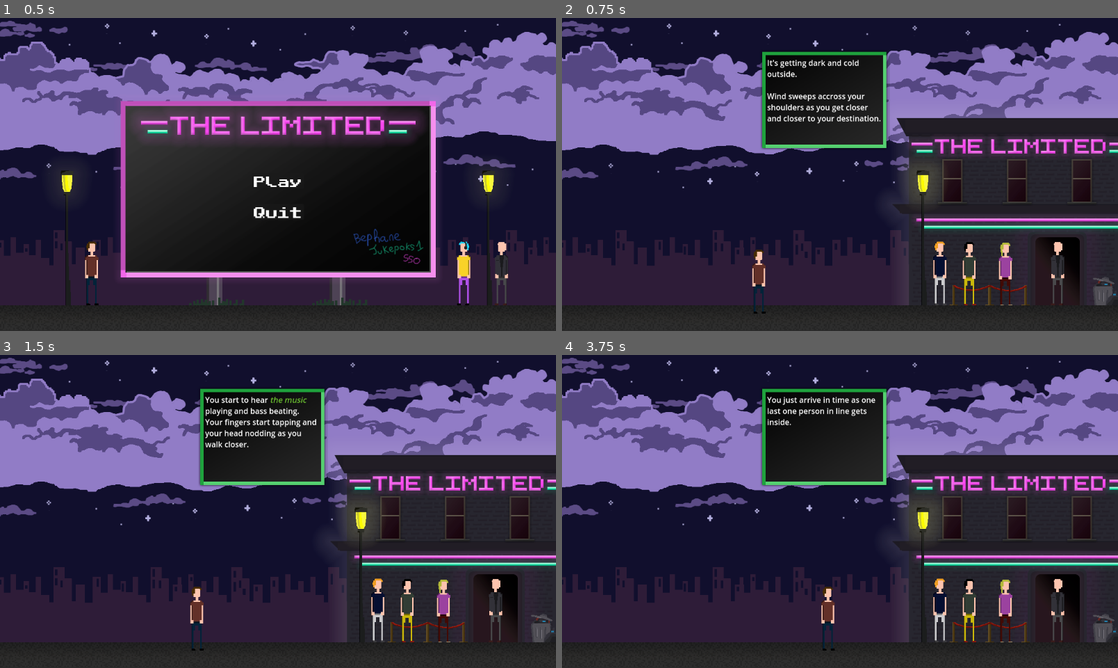
Above: before the commit, frames 1-4 (two rows, left to right).
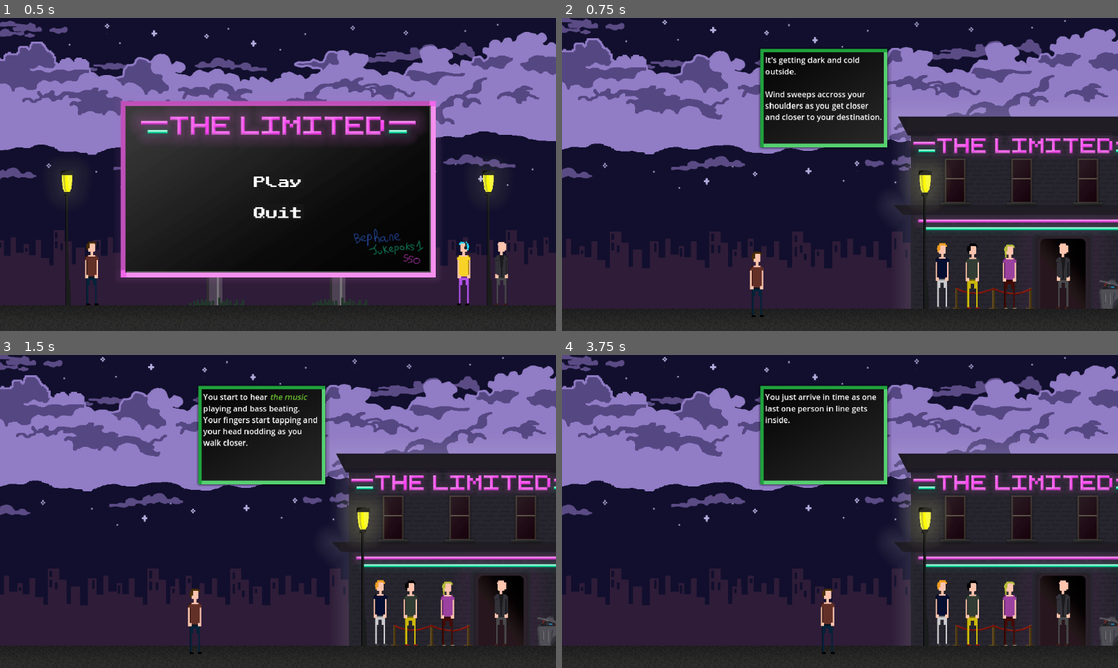
Above: after the commit, the same moments.

Repository: LudumSJB/The-Limited
Game: Godot game, scene res://scenes/MainMenu.tscn
Same seed, same stepped clock (60 frames per second), same inputs: the game is played once before the commit and once after it.
Inputs:
- Up to frame 1 (0.5 s): no input
- Up to frame 2 (0.75 s): click "Play" at 0.5 s
- Up to frame 3 (1.5 s): tap Enter (ui_accept) at 1.25 s; hold D (right) from 1.28 s (still down); tap Space (action_button) at 1.35 s
- Up to frame 4 (3.75 s): tap Enter (ui_accept) at 1.52, 2, 2.27, 2.75, 3.5 s; tap N (next_level) at 2.1, 3.6 s; release D (right) at 2.78 s; hold A (left) 2.78-3.53 s; tap Space (action_button) at 2.85 s; hold D (right) from 3.53 s (still down)

Frame 1 is identical in both runs. In frame 2, 15% of the frame differs, in the area x 0-100%, y 0-96%; in frame 3, 15%; in frame 4, 14%.

Commit message:
add camera shake on failed try on minigame

Diff:
--- a/scenes/root.tscn
+++ b/scenes/root.tscn
@@ -1,11 +1,18 @@
-[gd_scene load_steps=3 format=3 uid="uid://cfx40oo0d2mdr"]
+[gd_scene load_steps=4 format=3 uid="uid://cfx40oo0d2mdr"]
 
 [ext_resource type="Script" path="res://scripts/root.gd" id="1_6s4h7"]
 [ext_resource type="PackedScene" uid="uid://b02ncl0w3nne2" path="res://scenes/level1.tscn" id="2_b7jq3"]
+[ext_resource type="Script" path="res://scripts/Camera.gd" id="3_teugv"]
 
 [node name="root" type="Node2D"]
 script = ExtResource("1_6s4h7")
 
 [node name="level1" parent="." instance=ExtResource("2_b7jq3")]
 
+[node name="Camera2D" type="Camera2D" parent="."]
+position = Vector2(576, 324)
+zoom = Vector2(1.025, 1.025)
+script = ExtResource("3_teugv")
+
 [connection signal="change_to_next_scene" from="." to="." method="_on_change_to_next_scene"]
+[connection signal="shake_camera" from="." to="Camera2D" method="_on_root_shake_camera"]
--- /dev/null
+++ b/scripts/Camera.gd
@@ -0,0 +1,33 @@
+extends Camera2D
+
+@export var decay: float = 0.8  # How quickly the shaking stops [0, 1].
+@export var max_offset:Vector2 = Vector2(10, 10)  # Maximum hor/ver shake in pixels.
+@export var max_roll: float = 0.1  # Maximum rotation in radians (use sparingly).
+@export var target: NodePath  # Assign the node this camera will follow.
+
+var trauma: float = 0.0  # Current shake strength.
+var trauma_power: int = 2  # Trauma exponent. Use [2, 3].
+var rng = RandomNumberGenerator.new()
+
+func _ready():
+	randomize()
+
+func _process(delta):
+	if target:
+		global_position = get_node(target).global_position
+	if trauma:
+		trauma = max(trauma - decay * delta, 0)
+		shake()
+
+func add_trauma(amount):
+	trauma = min(trauma + amount, 1.0)
+
+func shake():
+	var amount = pow(trauma, trauma_power)
+	rotation = max_roll * amount * rng.randf_range(-1, 1)
+	offset.x = max_offset.x * amount * rng.randf_range(-1, 1)
+	offset.y = max_offset.y * amount * rng.randf_range(-1, 1)
+
+
+func _on_root_shake_camera():
+	add_trauma(1)
--- a/scripts/MainMenu.gd
+++ b/scripts/MainMenu.gd
@@ -5,16 +5,8 @@
 	pass
 
 
-func _process(delta):
+func _process(_delta):
 	pass
-
-
-func player_focus_entered():
-	pass # Replace with function body.
-
-
-func player_focus_exited():
-	pass # Replace with function body.
 
 
 func play_button_pressed():
--- a/scripts/level2.gd
+++ b/scripts/level2.gd
@@ -17,6 +17,7 @@
 
 func _on_timing_accuracy_bar_not_on_time():
 	root.AddScore(-5)
+	root.ShakeCamera()
 
 func _on_timing_accuracy_bar_on_time():
 	root.AddScore(10)
--- a/scripts/level3.gd
+++ b/scripts/level3.gd
@@ -32,6 +32,7 @@
 
 func _on_timing_accuracy_bar_not_on_time():
 	root.AddScore(-5)
+	root.ShakeCamera()
 
 func _on_timing_accuracy_bar_on_time():
 	root.AddScore(10)
--- a/scripts/root.gd
+++ b/scripts/root.gd
@@ -1,6 +1,7 @@
 extends Node2D
 
 signal change_to_next_scene
+signal shake_camera
 
 @onready var root = $"."
 
@@ -54,3 +55,6 @@
 func GameOver():
 	# TODO: show game over screen.
 	print("game over!")
+
+func ShakeCamera():
+	shake_camera.emit()
